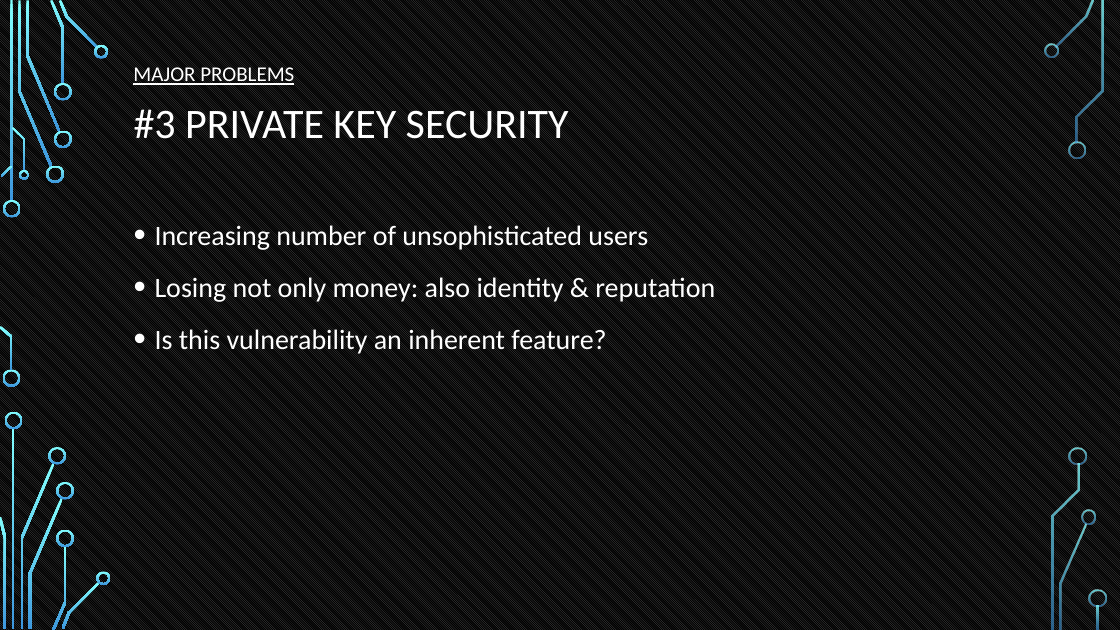
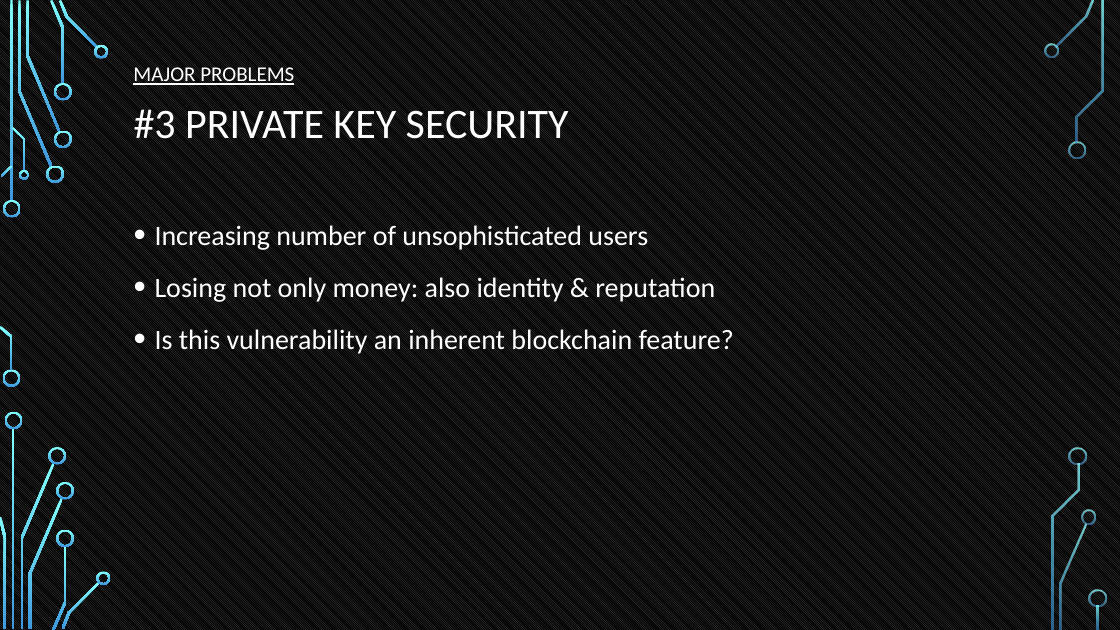
Before and after one commit to tokenika/tokenika.github.io, a slide deck: slide 13 of WarsawBlock.pptx. Drawn at 1120x630 pixels with LibreOffice and Linux fonts; fonts in the diff are those of the drawing; background and template pictures are left out. Boxes give left, top, right and bottom in pixels: in the first picture for what was removed or moved away, otherwise in the second. Text is boxed around its words. In the diff, an @@ line names an element or a change of style, - is before the commit and + after.

```diff
--- a/WarsawBlock.pptx
+++ b/WarsawBlock.pptx
@@ text at [155,329,734,354]: text changed @@
-• Is this vulnerability an inherent feature?
+• Is this vulnerability an inherent blockchain feature?
```
Also in this commit, not shown: 15 other slides changed, 1 slide added, 3 other files.
